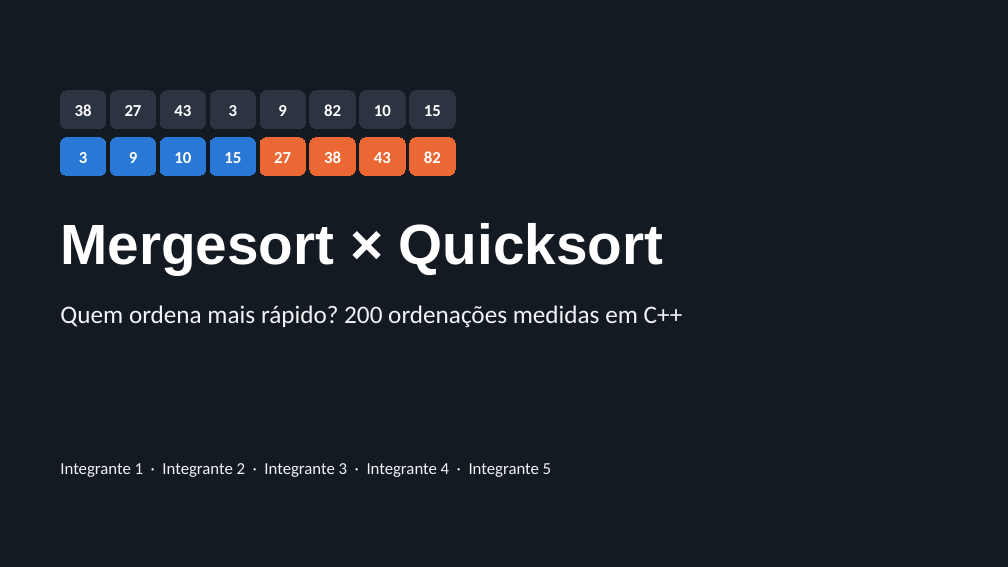
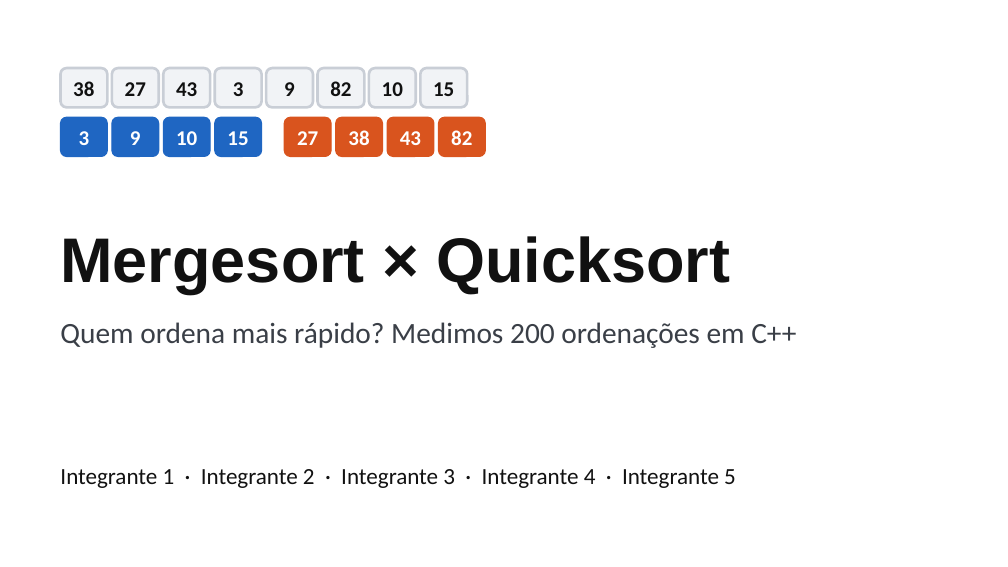
Before and after one commit to guint3r/Trabalho_Simulador_OS, a slide deck: slide 1 of trabalho_ordenacao/apresentacao/slides.pptx. Drawn at 1008x567 pixels with LibreOffice and Linux fonts; fonts in the diff are those of the drawing. Boxes give left, top, right and bottom in pixels: in the first picture for what was removed or moved away, otherwise in the second. Text is boxed around its words. In the diff, an @@ line names an element or a change of style, - is before the commit and + after.

```diff
--- a/trabalho_ordenacao/apresentacao/slides.pptx
+++ b/trabalho_ordenacao/apresentacao/slides.pptx
@@ background #141A22 to #FFFFFF @@
@@ rounded rectangle "38": place and size @@
-rounded rectangle "38" at [60, 91, 106, 129]
+rounded rectangle "38" at [60, 68, 107, 107]
@@ rounded rectangle "27": place and size @@
-rounded rectangle "27" at [110, 91, 156, 129]
+rounded rectangle "27" at [112, 68, 159, 107]
@@ 3 rounded rectangles: place and size @@
-3 rounded rectangles at [160, 91, 306, 129]
+3 rounded rectangles at [163, 68, 313, 107]
@@ size 16 to 20 pt, text colour #FFFFFF to #111111; fill #2B3440 to #F1F3F6; outline #2B3440 0.75 pt to #C9CED6 2.5 pt; proportions changed in 8 elements at [60, 68, 107, 107], [112, 68, 159, 107], [163, 68, 210, 107], [215, 68, 262, 107], [266, 68, 313, 107], [318, 68, 364, 107], [369, 68, 416, 107], [420, 68, 467, 107] @@
@@ 3 rounded rectangles: place and size @@
-3 rounded rectangles at [310, 91, 455, 129]
+3 rounded rectangles at [318, 68, 467, 107]
@@ rounded rectangle "3": place and size @@
-rounded rectangle "3" at [60, 138, 106, 175]
+rounded rectangle "3" at [60, 117, 107, 157]
@@ rounded rectangle "9": place and size @@
-rounded rectangle "9" at [110, 138, 156, 175]
+rounded rectangle "9" at [112, 117, 159, 157]
@@ rounded rectangle "10": place and size @@
-rounded rectangle "10" at [160, 138, 206, 175]
+rounded rectangle "10" at [163, 117, 210, 157]
@@ size 16 to 20 pt; fill #2A78D6 to #1F66C2; outline #2A78D6 0.75 pt to #1F66C2 1 pt; proportions changed in 4 elements at [60, 117, 107, 157], [112, 117, 159, 157], [163, 117, 210, 157], [215, 117, 262, 157] @@
@@ rounded rectangle "15": place and size @@
-rounded rectangle "15" at [210, 138, 256, 175]
+rounded rectangle "15" at [215, 117, 262, 157]
@@ 3 rounded rectangles: place and size @@
-3 rounded rectangles at [260, 138, 405, 175]
+3 rounded rectangles at [284, 117, 434, 157]
@@ size 16 to 20 pt; fill #EB6834 to #D9541E; outline #EB6834 0.75 pt to #D9541E 1 pt; proportions changed in 4 elements at [284, 117, 331, 157], [336, 117, 383, 157], [387, 117, 434, 157], [439, 117, 485, 157] @@
@@ rounded rectangle "82": place and size @@
-rounded rectangle "82" at [410, 138, 455, 175]
+rounded rectangle "82" at [439, 117, 485, 157]
@@ title "Mergesort × Quicksort": place and size @@
-title "Mergesort × Quicksort" at [60, 223, 663, 274]
+title "Mergesort × Quicksort" at [60, 236, 731, 293]
@@ title "Mergesort × Quicksort" at [60, 236, 731, 293]: size 54 to 60 pt, text colour #FFFFFF to #111111 @@
@@ text at [60, 322, 796, 348]: text changed; size 24 to 28 pt; text colour #F1F3F6 to #3A3F47 @@
-Quem ordena mais rápido? 200 ordenações medidas em C++
+Quem ordena mais rápido? Medimos 200 ordenações em C++
@@ text "Integrante 1 · Integrante 2 ..." at [60, 469, 736, 488]: size 16 to 22 pt, text colour #F1F3F6 to #111111; more space between paragraphs @@
```
Also in this commit, not shown: 9 other slides changed, 4 slides added, 4 slides removed, 2 other files.
